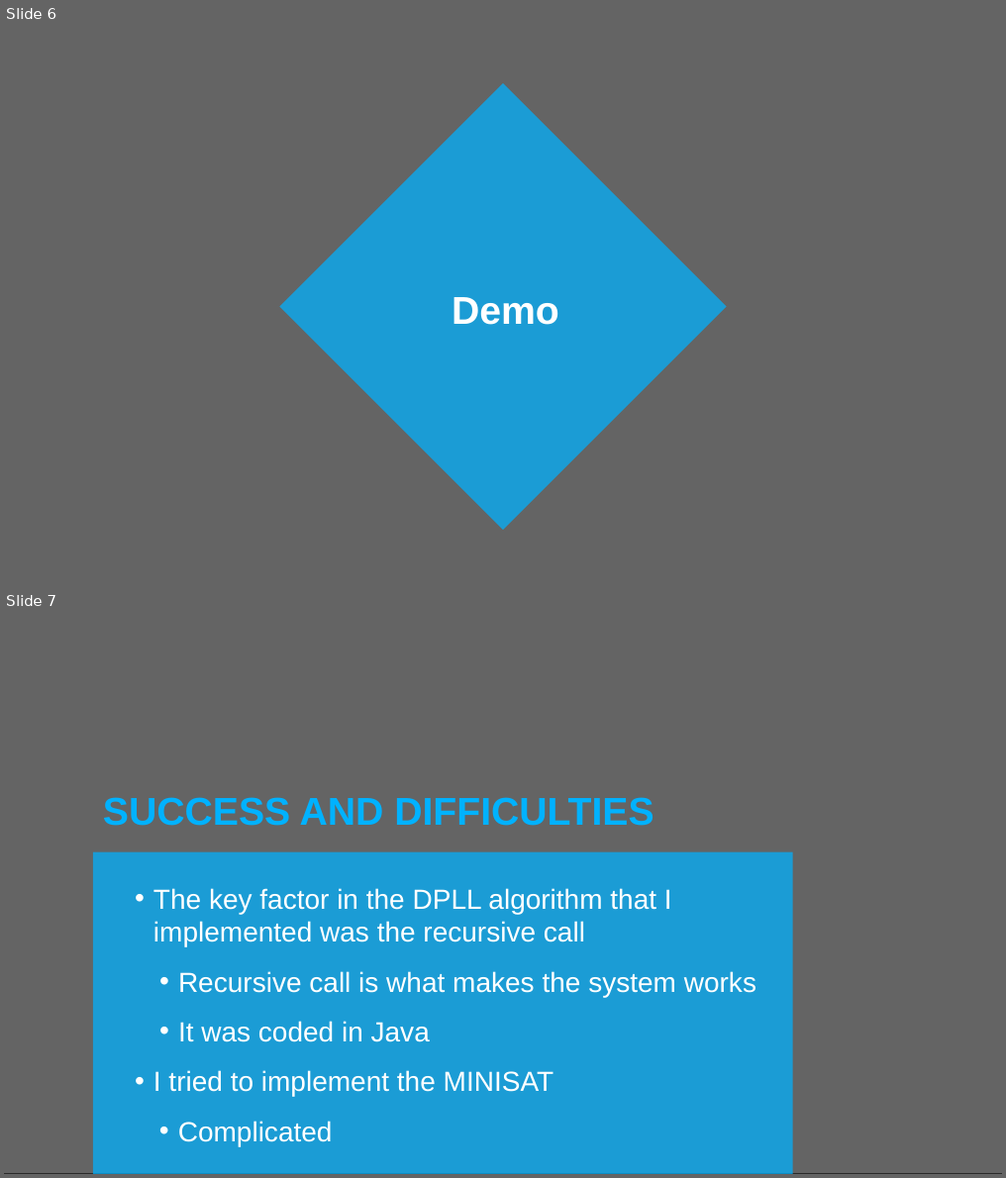
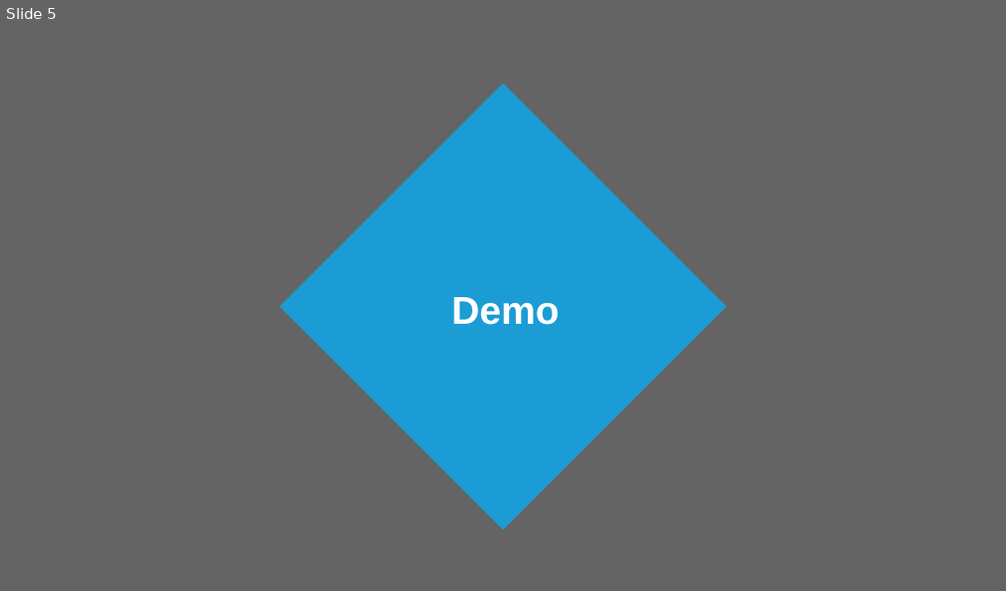
Before and after one commit to sgramajo/compilerProject, a slide deck: Final Project.pptx. Shown one above the other, each under a label of ours: slides 6 and 7 before the commit, slide 5 after it. The pictures are 1006x1178 and 1006x591 pixels, drawn with LibreOffice and Linux fonts; fonts in the diff are those of the drawing; background and template pictures are left out; a plain dark background stands for a picture behind light text. Boxes give left, top, right and bottom in pixels: in the first picture for what was removed or moved away, otherwise in the second. Text is boxed around its words. In the diff, an @@ line names an element or a change of style, - is before the commit and + after.

```diff
--- a/Final Project.pptx
+++ b/Final Project.pptx
@@ slide 7 removed at (4, 613, 1002, 1174), background picture (left out) @@
@@ rectangle removed at (4, 613, 1002, 1172) @@
@@ title removed at (103, 797, 653, 826) @@
-SUCCESS AND DIFFICULTIES
@@ rectangle removed at (93, 853, 792, 1174) @@
@@ text removed at (153, 888, 756, 1147) @@
-• The key factor in the DPLL algorithm that I implemented was the recursive call
-        • Recursive call is what makes the system works
-        • It was coded in Java
-        • I tried to implement the MINISAT
-          • Complicated
@@ what was slide 6 is now slide 5 @@
```
Also in this commit, not shown: 1 slide changed, 2 slides added, 3 other files.
